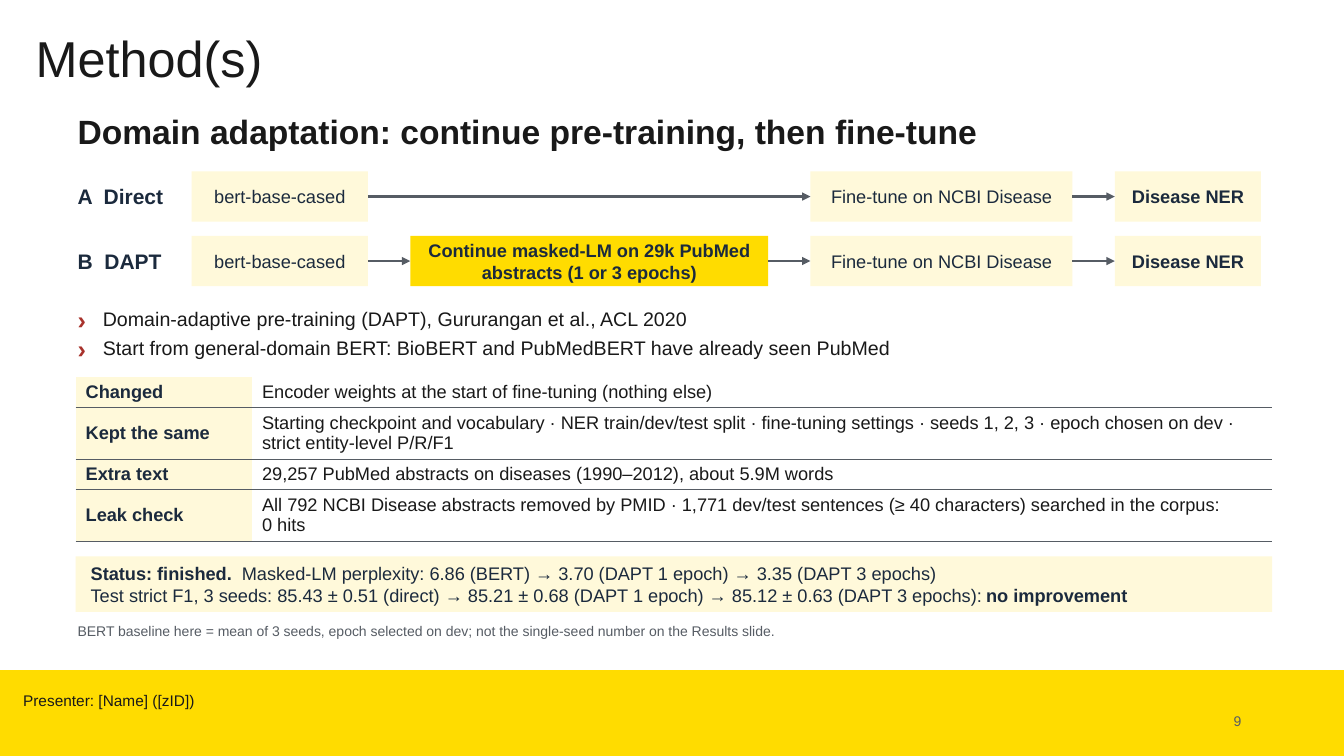
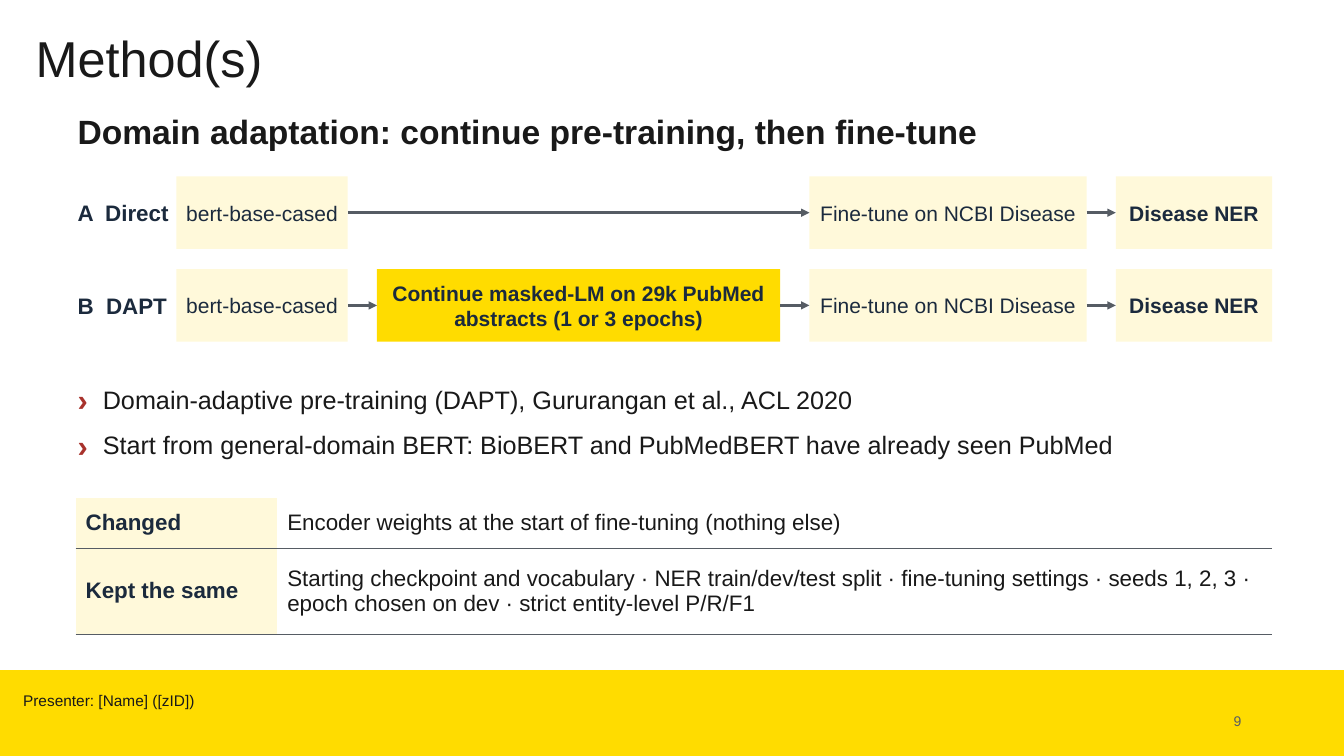
Before and after one commit to lofty14/bert-ner-baseline, a slide deck: slide 1 of dapt/slide9_domain_adaptation.pptx. Drawn at 1344x756 pixels with LibreOffice and Linux fonts; fonts in the diff are those of the drawing; background and template pictures are left out. Boxes give left, top, right and bottom in pixels: in the first picture for what was removed or moved away, otherwise in the second. Text is boxed around its words. In the diff, an @@ line names an element or a change of style, - is before the commit and + after.

```diff
--- a/dapt/slide9_domain_adaptation.pptx
+++ b/dapt/slide9_domain_adaptation.pptx
@@ text "A Direct" at box(78, 204, 168, 222): size 15 to 16 pt @@
@@ rectangle "bert-base-cased": place and size @@
-rectangle "bert-base-cased" at box(192, 171, 368, 222)
+rectangle "bert-base-cased" at box(176, 176, 348, 249)
@@ rectangle "Fine-tune on NCBI Disease": place and size @@
-rectangle "Fine-tune on NCBI Disease" at box(811, 171, 1073, 222)
+rectangle "Fine-tune on NCBI Disease" at box(810, 176, 1087, 249)
@@ rectangle "Disease NER": place and size @@
-rectangle "Disease NER" at box(1115, 171, 1261, 222)
+rectangle "Disease NER" at box(1116, 176, 1272, 249)
@@ arrow moved from (368, 197) - (811, 197) to (348, 213) - (810, 213) @@
@@ arrow moved from (1073, 197) - (1115, 197) to (1087, 213) - (1116, 213) @@
@@ text "B DAPT" at box(78, 298, 167, 314): size 15 to 16 pt @@
@@ text "B DAPT": place and size @@
-text "B DAPT" at box(78, 254, 161, 269)
+text "B DAPT" at box(78, 298, 167, 314)
@@ rectangle "bert-base-cased": place and size @@
-rectangle "bert-base-cased" at box(192, 236, 368, 286)
+rectangle "bert-base-cased" at box(176, 269, 348, 342)
@@ size 13 to 15 pt in 7 elements at box(810, 176, 1087, 249), box(1116, 176, 1272, 249), box(176, 176, 348, 249), box(810, 269, 1087, 342), box(1116, 269, 1272, 342), box(176, 269, 348, 342), box(377, 269, 780, 342) @@
@@ rectangle "Continue masked-LM on 29k PubMed": place and size @@
-rectangle "Continue masked-LM on 29k PubMed" at box(410, 236, 768, 286)
+rectangle "Continue masked-LM on 29k PubMed" at box(377, 269, 780, 342)
@@ rectangle "Fine-tune on NCBI Disease": place and size @@
-rectangle "Fine-tune on NCBI Disease" at box(811, 236, 1073, 286)
+rectangle "Fine-tune on NCBI Disease" at box(810, 269, 1087, 342)
@@ rectangle "Disease NER": place and size @@
-rectangle "Disease NER" at box(1115, 236, 1261, 286)
+rectangle "Disease NER" at box(1116, 269, 1272, 342)
@@ arrow moved from (368, 261) - (410, 261) to (348, 306) - (377, 306) @@
@@ arrow moved from (768, 261) - (811, 261) to (780, 306) - (810, 306) @@
@@ arrow moved from (1073, 261) - (1115, 261) to (1087, 306) - (1116, 306) @@
@@ text "›": place and size @@
-text "›" at box(76, 302, 101, 331)
+text "›" at box(76, 379, 101, 415)
@@ text "›" at box(76, 379, 101, 415): size 18 to 22 pt @@
@@ text "Domain-adaptive pre-training (DAPT), Gururangan et ...": place and size @@
-text "Domain-adaptive pre-training (DAPT), Gururangan et ..." at box(103, 311, 687, 330)
+text "Domain-adaptive pre-training (DAPT), Gururangan et ..." at box(103, 390, 852, 414)
@@ text "Domain-adaptive pre-training (DAPT), Gururangan et ..." at box(103, 390, 852, 414): size 14 to 18 pt @@
@@ text "›" at box(76, 424, 101, 461): size 18 to 22 pt @@
@@ text "›": place and size @@
-text "›" at box(76, 332, 101, 360)
+text "›" at box(76, 424, 101, 461)
@@ text "Start from general-domain BERT: BioBERT ..." at box(103, 435, 1113, 460): size 14 to 18 pt @@
@@ text "Start from general-domain BERT: BioBERT ...": place and size @@
-text "Start from general-domain BERT: BioBERT ..." at box(103, 340, 890, 359)
+text "Start from general-domain BERT: BioBERT ..." at box(103, 435, 1113, 460)
@@ table at box(76, 498, 1272, 634) @@
-row 3: Extra text | 29,257 PubMed abstracts on diseases (1990–2012), about 5.9M words
-row 4: Leak check | All 792 NCBI Disease abstracts removed by PMID · 1,771 dev/test sentences (≥ 40 characters) searched in the corpus: 0 hits
@@ table: place and size @@
-table at box(76, 377, 1272, 538)
+table at box(76, 498, 1272, 634)
@@ rectangle removed at box(76, 557, 1272, 612) @@
-Status: finished. Masked-LM perplexity: 6.86 (BERT) → 3.70 (DAPT 1 epoch) → 3.35 (DAPT 3 epochs)
-Test strict F1, 3 seeds: 85.43 ± 0.51 (direct) → 85.21 ± 0.68 (DAPT 1 epoch) → 85.12 ± 0.63 (DAPT 3 epochs): no improvement
@@ text removed at box(78, 626, 775, 639) @@
-BERT baseline here = mean of 3 seeds, epoch selected on dev; not the single-seed number on the Results slide.
```
Also in this commit, not shown: 1 other slide changed, 2 slides added, 1 other file.
